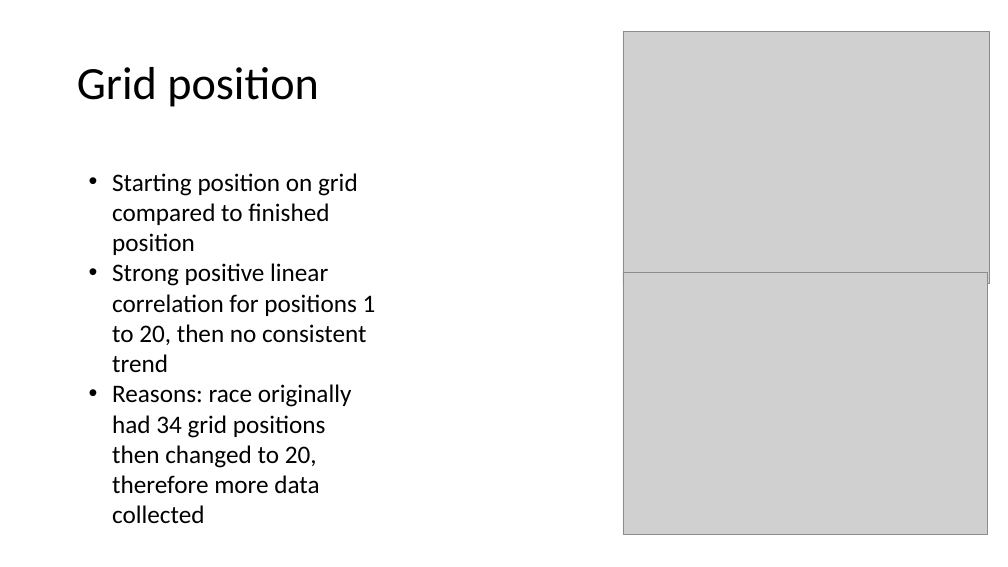
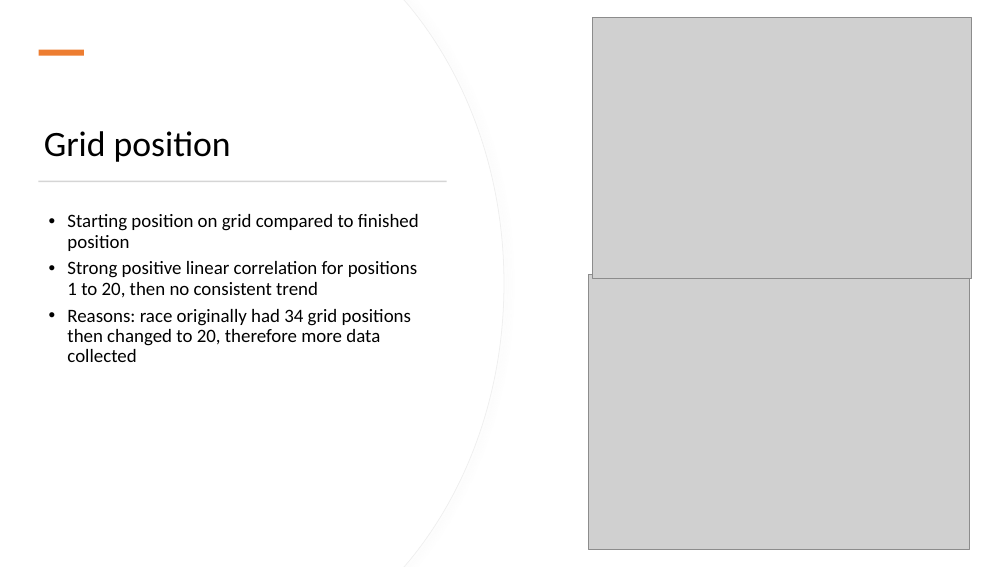
Before and after one commit to Praveena-codee/Project1, a slide deck: slide 12 of Project 1 - F1 factors.pptx. Drawn at 1008x567 pixels with LibreOffice and Linux fonts; fonts in the diff are those of the drawing; grey boxes stand for pictures. Boxes give left, top, right and bottom in pixels: in the first picture for what was removed or moved away, otherwise in the second. Text is boxed around its words. In the diff, an @@ line names an element or a change of style, - is before the commit and + after.

```diff
--- a/Project 1 - F1 factors.pptx
+++ b/Project 1 - F1 factors.pptx
@@ freeform shape added at (0,0,504,567), fill #FFFFFF, outline #EFEFEF 0.75 pt @@
@@ freeform shape added at (0,0,504,567), fill #FFFFFF @@
@@ picture: place and size @@
-picture at (623,31,990,284)
+picture at (592,17,972,278)
@@ rectangle added at (39,50,84,56), fill #ED7D31 @@
@@ title "Grid position": place and size @@
-title "Grid position" at (77,67,319,107)
+title "Grid position" at (44,131,231,162)
@@ title "Grid position" at (44,131,231,162): size 44 to 34 pt; vertical alignment middle to bottom @@
@@ text "Starting position on grid compared ...": place and size @@
-text "Starting position on grid compared ..." at (112,173,376,523)
+text "Starting position on grid compared ..." at (67,214,419,362)
@@ text "Starting position on grid compared ..." at (67,214,419,362): size 24 to 18 pt; indent changed; line spacing 1 to 0.9; more space between paragraphs @@
@@ rectangle added at (39,181,447,182), fill #D5D5D5 @@
@@ picture: place and size @@
-picture at (623,272,988,535)
+picture at (588,275,969,550)
```
Also in this commit, not shown: 7 other slides changed, 5 slides added, 5 slides removed.
